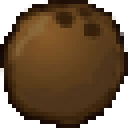
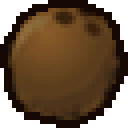
Revision of a layered 128 × 128 image; what changed, layer by layer:
painted on "Calque 4" over [0, 0, 128, 128]
added layer "Calque 2 copie 34" above "Calque 3" over [0, 0, 128, 128]
added layer "Calque 3" over [0, 0, 128, 128]
